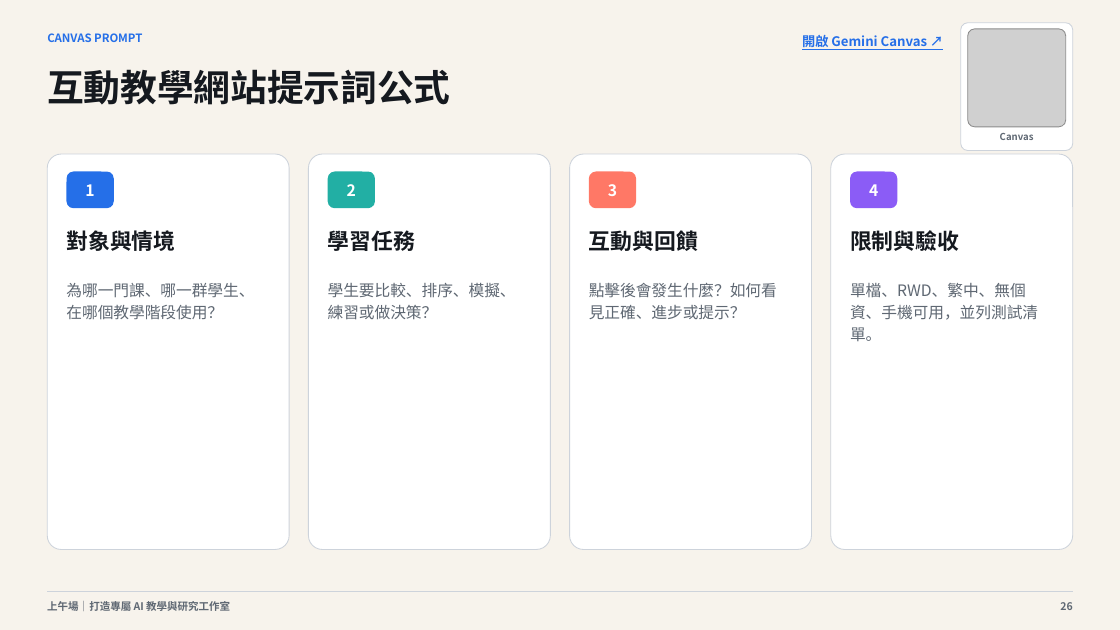
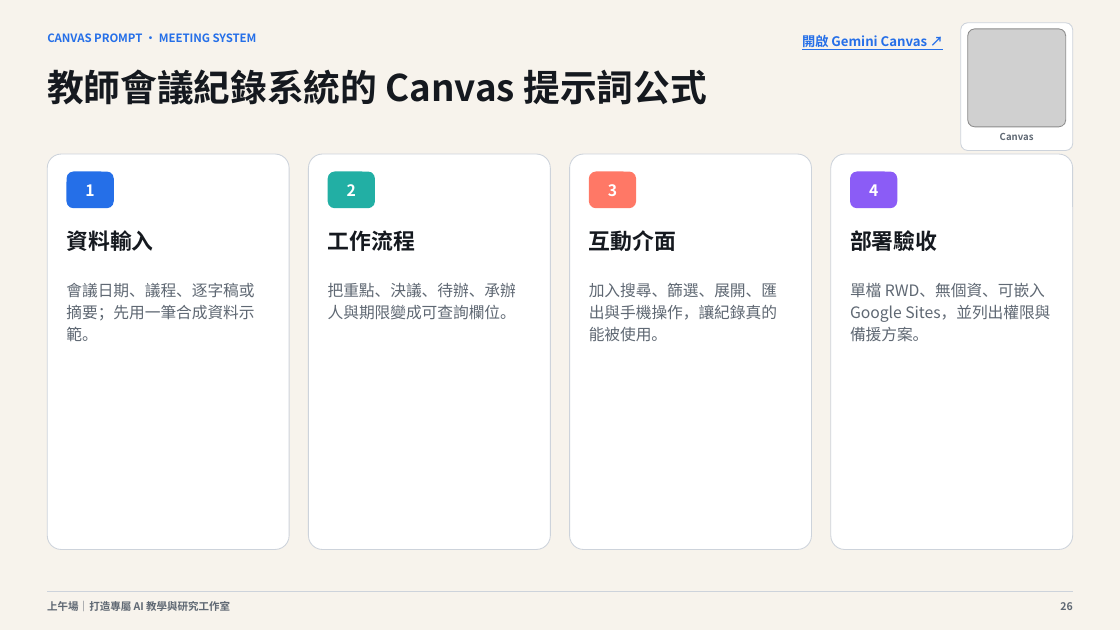
Before and after one commit to cagoooo/ncu-ai-agent-workshop-20260826, a slide deck: slide 26 of 01_簡報/上午場_打造專屬AI教學與研究工作室_20260826.pptx. Drawn at 1120x630 pixels with LibreOffice and Linux fonts; fonts in the diff are those of the drawing; grey boxes stand for pictures. Boxes give left, top, right and bottom in pixels: in the first picture for what was removed or moved away, otherwise in the second. Text is boxed around its words. In the diff, an @@ line names an element or a change of style, - is before the commit and + after.

```diff
--- a/01_簡報/上午場_打造專屬AI教學與研究工作室_20260826.pptx
+++ b/01_簡報/上午場_打造專屬AI教學與研究工作室_20260826.pptx
@@ text at (47,33,257,42): text changed @@
-CANVAS PROMPT
+CANVAS PROMPT · MEETING SYSTEM
@@ text at (47,69,706,105): text changed @@
-互動教學網站提示詞公式
+教師會議紀錄系統的 Canvas 提示詞公式
@@ text at (66,230,153,251): text changed @@
-對象與情境
+資料輸入
@@ text at (328,230,415,251): text changed @@
-學習任務
+工作流程
@@ text at (589,230,676,251): text changed @@
-互動與回饋
+互動介面
@@ text at (850,230,937,251): text changed @@
-限制與驗收
+部署驗收
@@ text at (66,283,254,341): text changed @@
-為哪一門課、哪一群學生、在哪個教學階段使用？
+會議日期、議程、逐字稿或摘要；先用一筆合成資料示範。
@@ text at (328,283,516,320): text changed @@
-學生要比較、排序、模擬、練習或做決策？
+把重點、決議、待辦、承辦人與期限變成可查詢欄位。
@@ text at (589,283,777,342): text changed @@
-點擊後會發生什麼？如何看見正確、進步或提示？
+加入搜尋、篩選、展開、匯出與手機操作，讓紀錄真的能被使用。
@@ text at (850,283,1050,341): text changed @@
-單檔、RWD、繁中、無個資、手機可用，並列測試清單。
+單檔 RWD、無個資、可嵌入 Google Sites，並列出權限與備援方案。
```
Also in this commit, not shown: 16 other slides changed, 8 other files.
